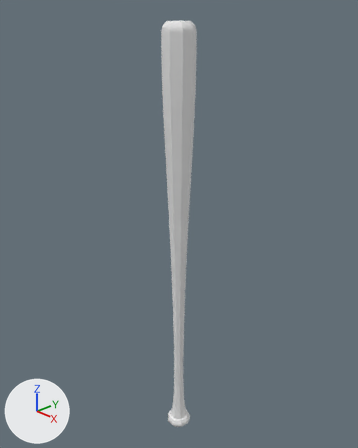
The Blender file GolbinRetribution/playerWeapons/carpentryWeaponV2.blend: old version first, new version second.
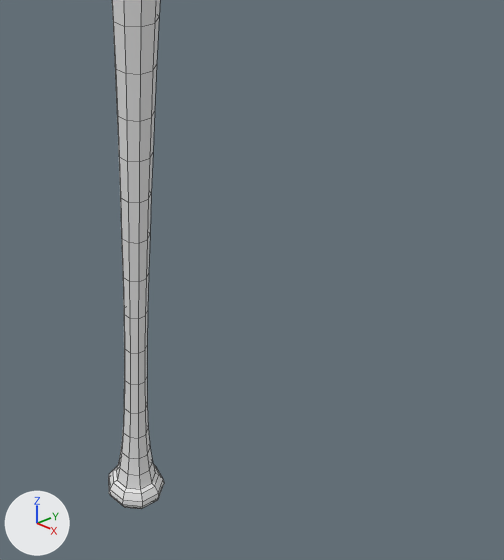
Each version is shown whole from a 50 mm lens placed at (0.698, -0.655, 1.004), pointed at (-0.021, 0.021, 0.563), then close up on the part from 35% to 91% of the width and 50% to 100% of the height. The axes (+X, +Y, +Z) are drawn at lower left. The lights are the same throughout. The close-ups show mesh edges as thin lines.

Objects in the first close-up: 'BezierCurve'.
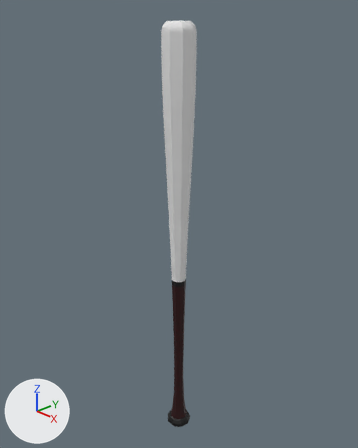
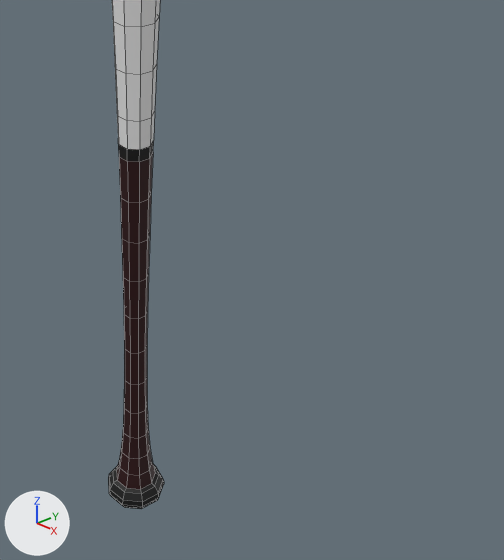
Location of each change, [x1, y1, x2, y2] in pixels of the close-ups (504 x 560 px):
part 1 of me_beziercurve_002, built on: [117, 112, 155, 162] in both
part 2 of me_beziercurve_002, recoloured: [116, 153, 155, 489] in both
part 3 of me_beziercurve_002, recoloured (white to black): [108, 464, 164, 509] in both

Edits to the bpy script that builds the scene:
```text
Add mat_separator:
    mat_separator = principled_material('Separator')
    mat_separator.base_color = (0.00206, 0.00206, 0.00206)  # black #070707
Add mat_handle:
    mat_handle = principled_material('Handle')
    mat_handle.base_color = (0.0237, 0.0, 0.000759)  # black #2b0003
Change me_beziercurve_002:
    used by ob_beziercurve; location = (0.0, 0.0, 0.0); rotation_euler = (0.0, 1.571, 0.0), in degrees (0, 90, 0)
    remove me_beziercurve_002.from_pydata(...)  # 351 vertices, 344 faces; spans x -0.973..-0.024, y -0.031..0.033, z -0.033..0.033
    add me_beziercurve_002.from_pydata(...)  # 360 vertices, 353 faces; spans x -0.973..-0.024, y -0.031..0.033, z -0.033..0.033
    me_beziercurve_002 part 1
    9 faces are deleted
    2 vertices are added at (-0.444, -0.015, -0.006), (-0.444, -0.015, 0.006)
    7 new vertices lie (-0.013, 0.0, 0.0) away from vertices in x -0.431, y -0.008..0.016, z -0.016..0.016
    9 new faces join them, mat_separator (black #070707)
    9 new faces join them, mat_wood (its picture is missing)
    me_beziercurve_002 part 2: 99 faces spanning x -0.431..-0.05, y -0.019..0.02, z -0.02..0.02 switch from mat_wood (its picture is missing) to mat_handle (black #2a0003)
    me_beziercurve_002 part 3: 64 faces spanning x -0.05..-0.024, y -0.028..0.03, z -0.029..0.029 switch from mat_wood (its picture is missing) to mat_separator (black #070707)
```
